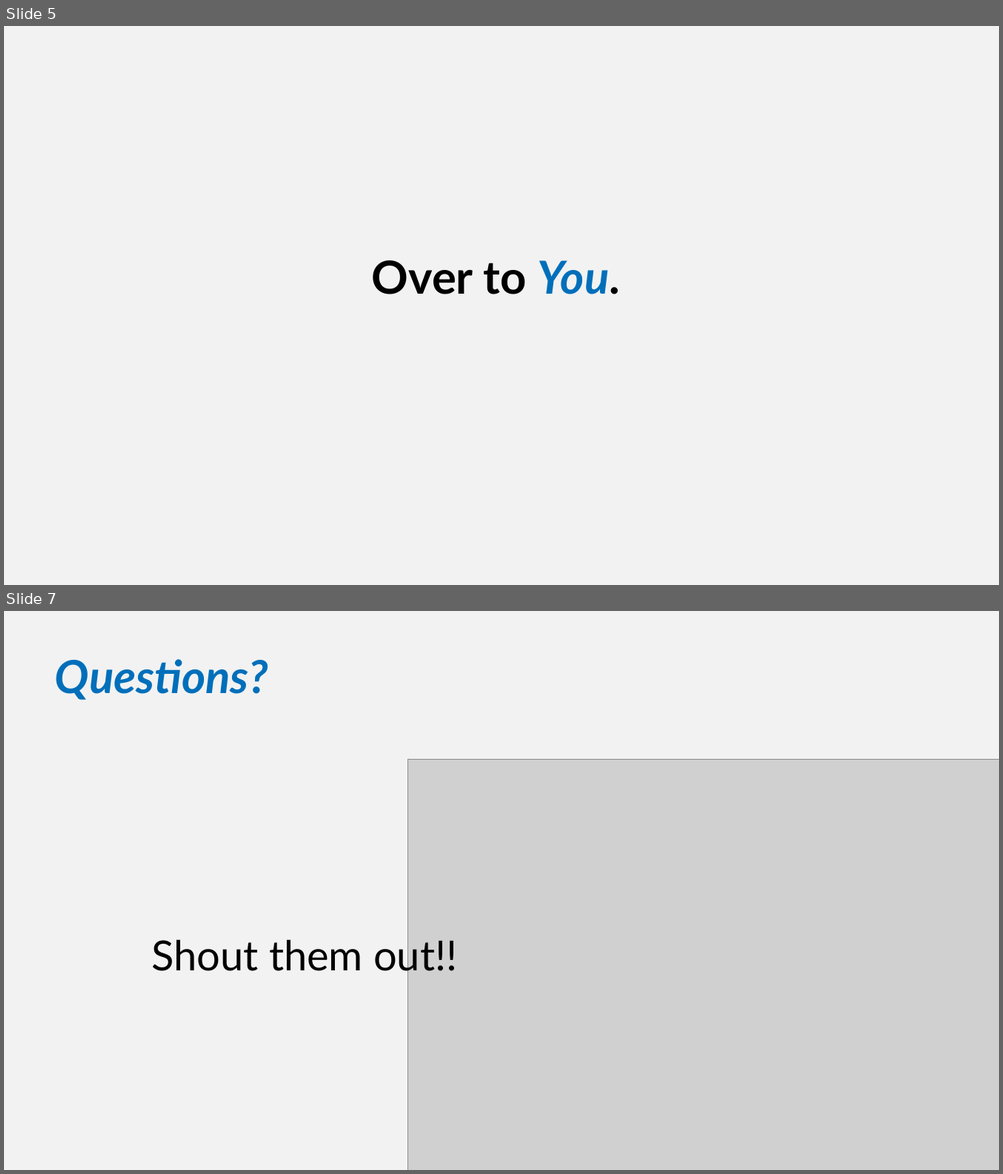
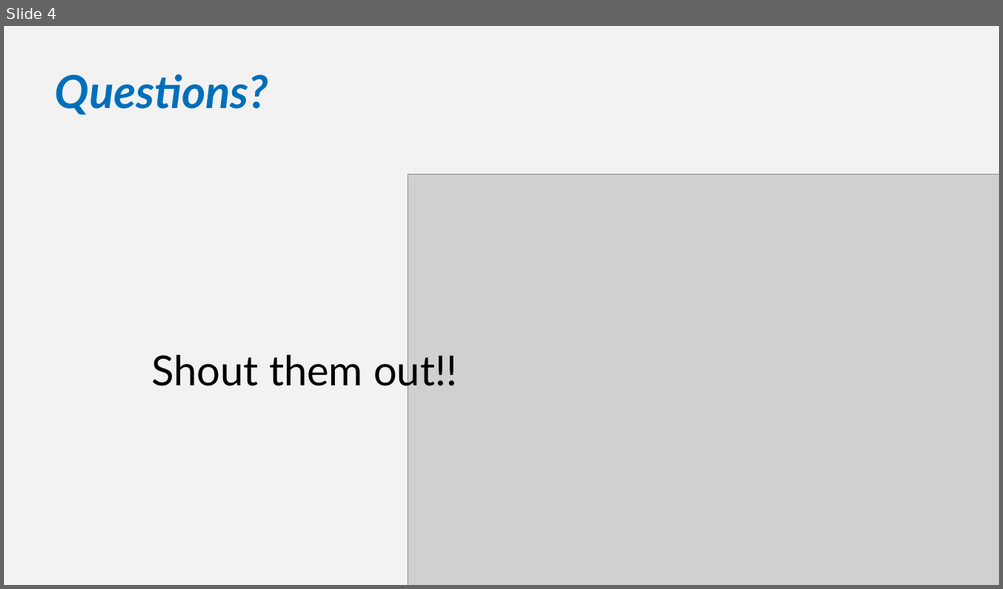
Before and after one commit to SQLShark/MachineLearningFromModelToProduction, a slide deck: Slides/M6 - An Introduction to Kubernetes.pptx. Shown one above the other, each under a label of ours: slides 5 and 7 before the commit, slide 4 after it; the slides between them are not shown. The pictures are 1003x1174 and 1003x589 pixels, drawn with LibreOffice and Linux fonts; fonts in the diff are those of the drawing; grey boxes stand for pictures; background and template pictures are left out. Boxes give left, top, right and bottom in pixels: in the first picture for what was removed or moved away, otherwise in the second. Text is boxed around its words. In the diff, an @@ line names an element or a change of style, - is before the commit and + after.

```diff
--- a/Slides/M6 - An Introduction to Kubernetes.pptx
+++ b/Slides/M6 - An Introduction to Kubernetes.pptx
@@ slide 5 removed at (x1=4, y1=26, x2=999, y2=585), background #F2F2F2 @@
@@ text removed at (x1=372, y1=261, x2=620, y2=295) @@
-Over to You.
@@ what was slide 7 is now slide 4 @@
```
Also in this commit, not shown: 2 slides changed, 1 slide added, 3 other slides removed, 7 other files.
